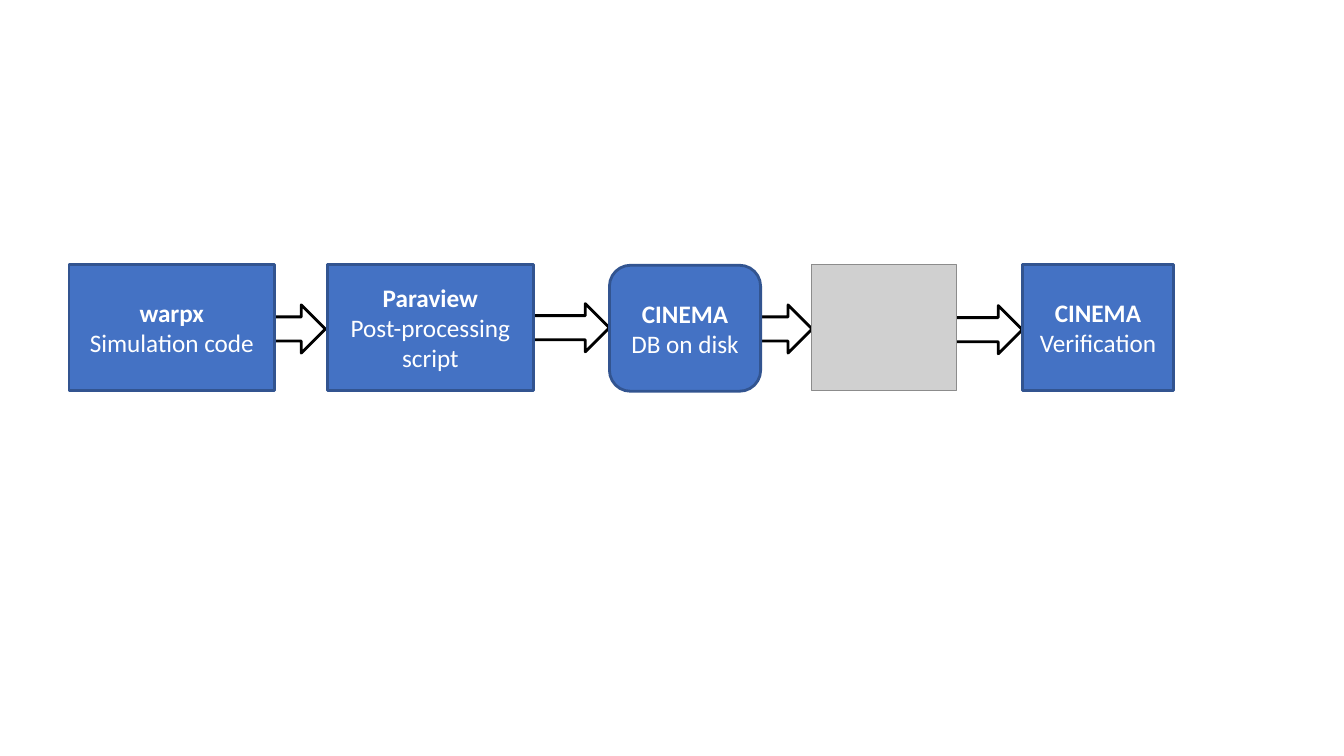
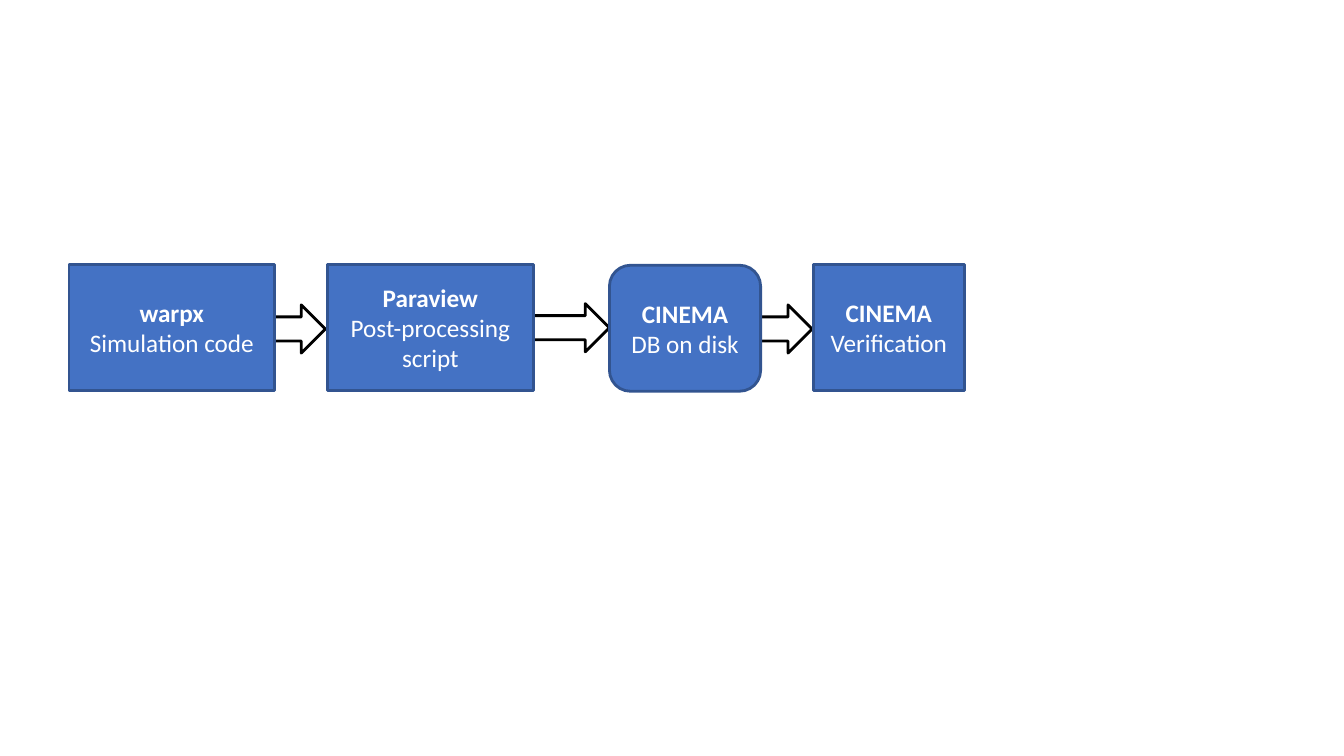
Before and after one commit to cinemascienceworkflows/warpx, a slide deck: slide 1 of doc/diagram.pptx. Drawn at 1344x756 pixels with LibreOffice and Linux fonts; fonts in the diff are those of the drawing; grey boxes stand for pictures. Boxes give left, top, right and bottom in pixels: in the first picture for what was removed or moved away, otherwise in the second. Text is boxed around its words. In the diff, an @@ line names an element or a change of style, - is before the commit and + after.

```diff
--- a/doc/diagram.pptx
+++ b/doc/diagram.pptx
@@ picture removed at <box>812,264,956,390</box> @@
@@ rectangle "CINEMA": place and size @@
-rectangle "CINEMA" at <box>1022,264,1174,390</box>
+rectangle "CINEMA" at <box>814,264,965,390</box>
@@ right arrow removed at <box>945,306,1023,354</box> @@
```
Also in this commit, not shown: 2 other files.
